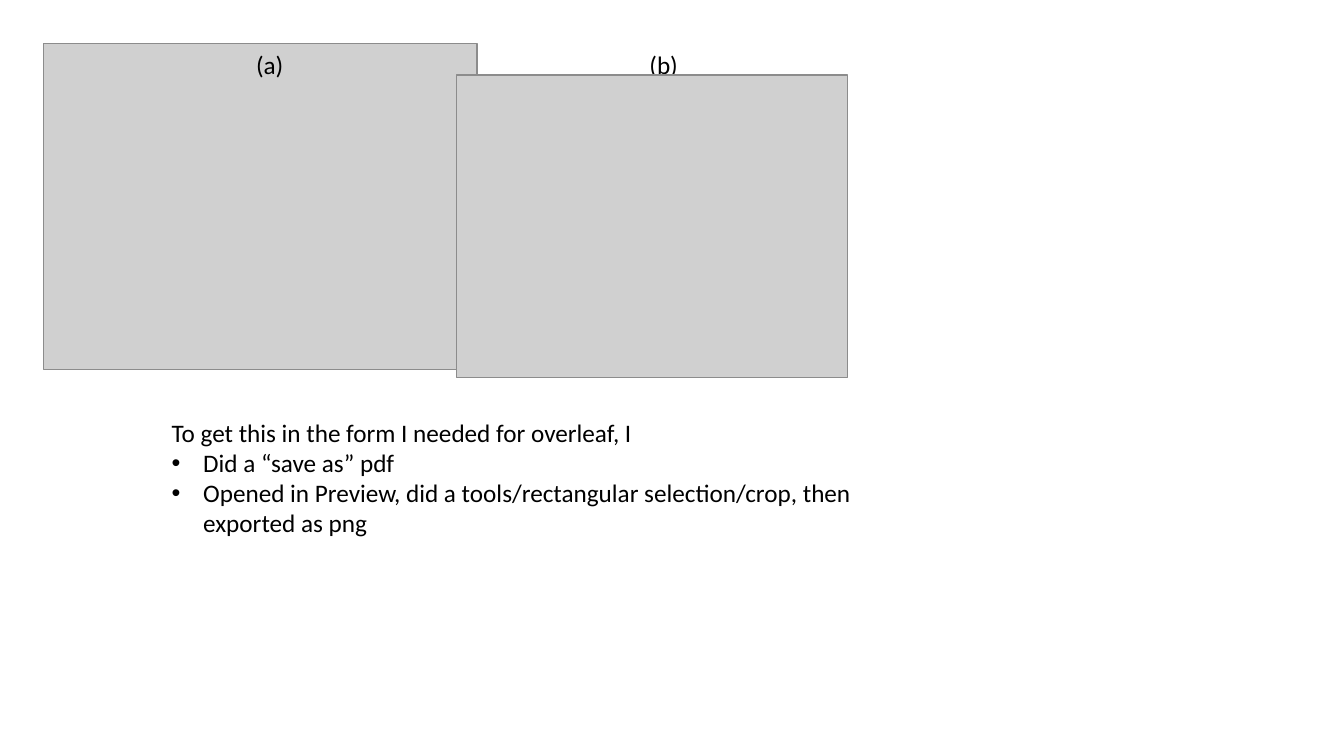
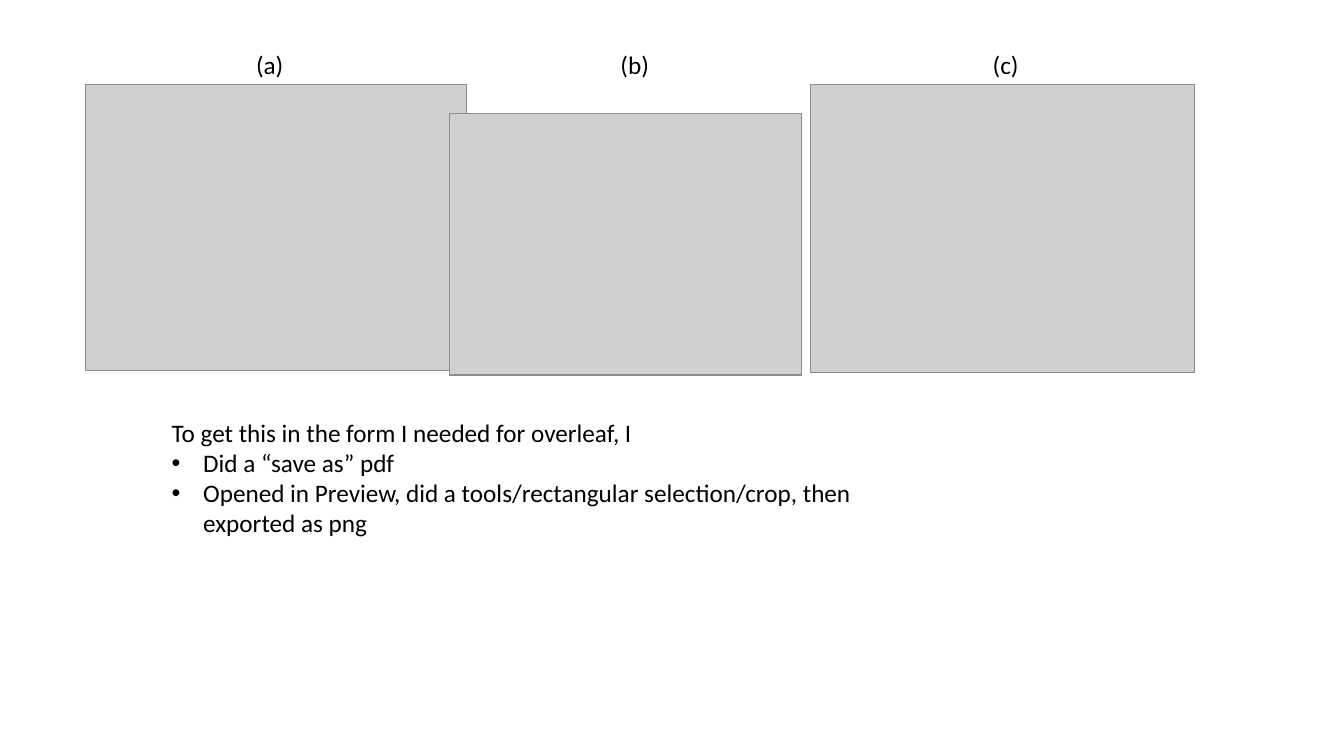
Before and after one commit to upschemistry/icecontinuum, a slide deck: slide 1 of Sample code/Figure 7. N_limit dependence on parameters/Figure 7 - Nsteps.pptx. Drawn at 1344x756 pixels with LibreOffice and Linux fonts; fonts in the diff are those of the drawing; grey boxes stand for pictures. Boxes give left, top, right and bottom in pixels: in the first picture for what was removed or moved away, otherwise in the second. Text is boxed around its words. In the diff, an @@ line names an element or a change of style, - is before the commit and + after.

```diff
--- a/Sample code/Figure 7. N_limit dependence on parameters/Figure 7 - Nsteps.pptx
+++ b/Sample code/Figure 7. N_limit dependence on parameters/Figure 7 - Nsteps.pptx
@@ text "(b)": place and size @@
-text "(b)" at (649,56,677,76)
+text "(b)" at (620,55,648,78)
@@ text added at (993,55,1019,78), 18 pt, text #000000 @@
+(c)
@@ picture: place and size @@
-picture at (43,44,477,370)
+picture at (86,85,467,371)
@@ picture added at (811,85,1194,372) @@
@@ picture: place and size @@
-picture at (457,75,848,378)
+picture at (450,113,802,375)
```
Also in this commit, not shown: 16 other files.
